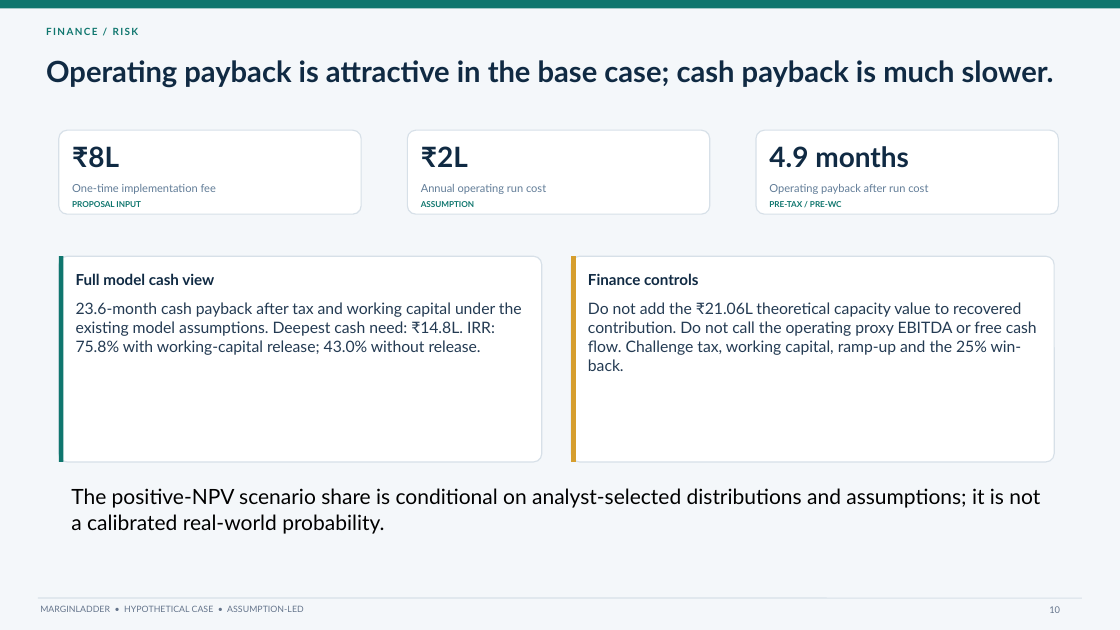
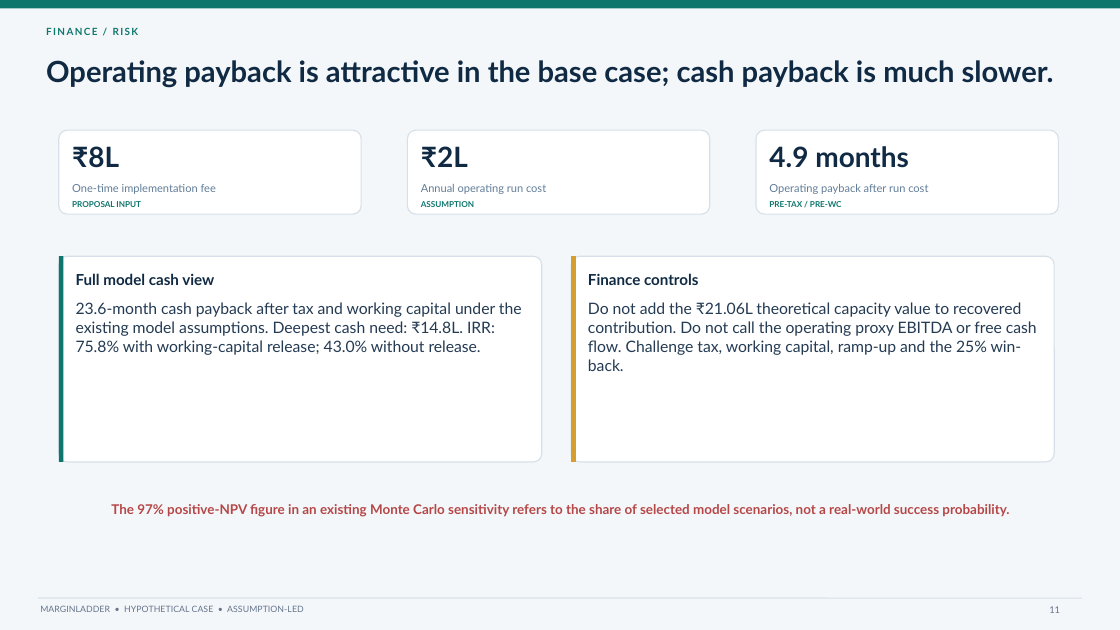
Before and after one commit to suvampriyaranjansahoo/MarginLadder-Volume-Tier-Cost-Pricing-Engine, a slide deck: slide 11 of docs/consulting/MarginLadder_Executive_Recommendation.pptx (slide 10 before the commit). Drawn at 1120x630 pixels with LibreOffice and Linux fonts; fonts in the diff are those of the drawing. Boxes give left, top, right and bottom in pixels: in the first picture for what was removed or moved away, otherwise in the second. Text is boxed around its words. In the diff, an @@ line names an element or a change of style, - is before the commit and + after.

```diff
--- a/docs/consulting/MarginLadder_Executive_Recommendation.pptx
+++ b/docs/consulting/MarginLadder_Executive_Recommendation.pptx
@@ text at (111, 504, 1009, 517): text changed; size 18 to 11.5 pt; text colour #000000 to #B54747; bold on @@
-The positive-NPV scenario share is conditional on analyst-selected distributions and assumptions; it is not a calibrated real-world probability.
+The 97% positive-NPV figure in an existing Monte Carlo sensitivity refers to the share of selected model scenarios, not a real-world success probability.
@@ page number at (1049, 606, 1060, 613): text changed @@
-10
+11
```
Also in this commit, not shown: 3 other slides changed, 42 other files.
